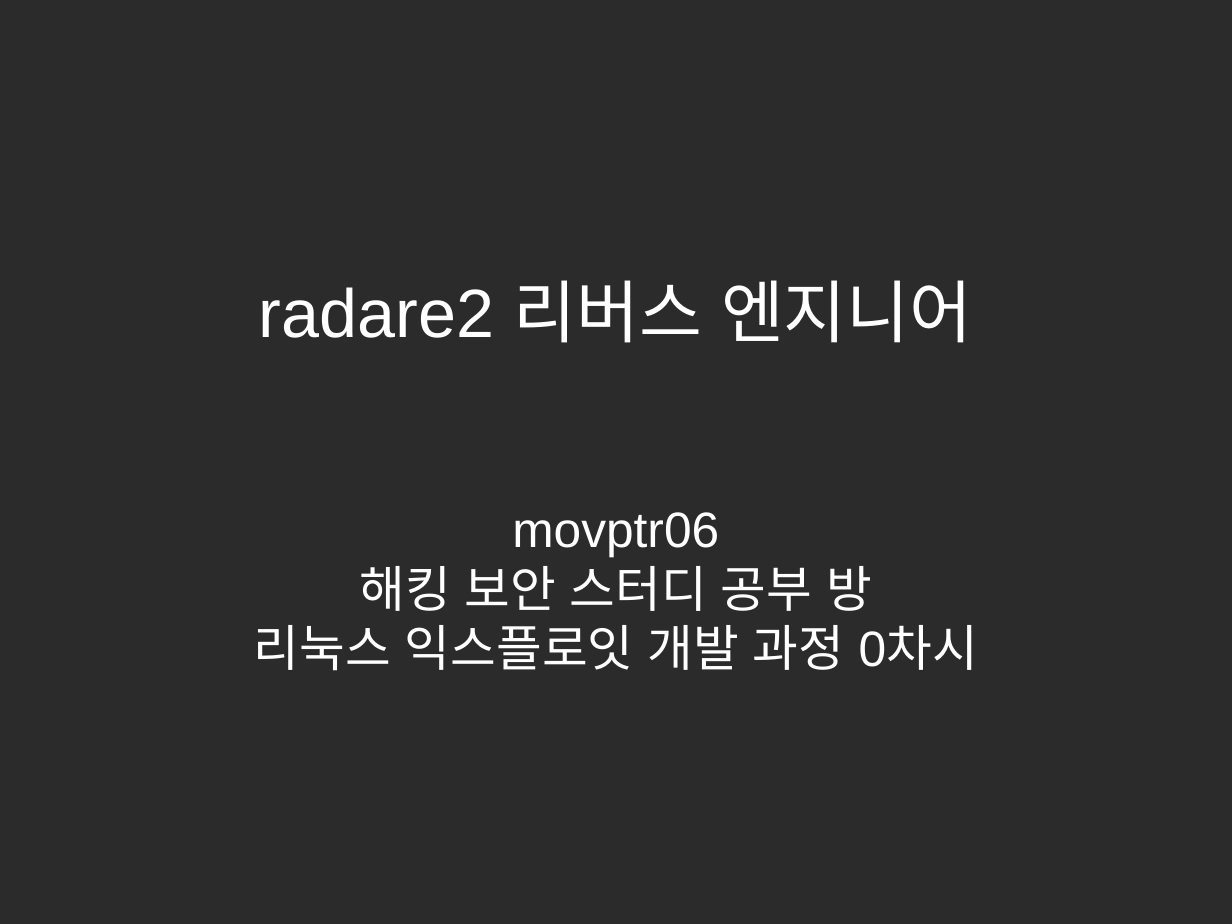
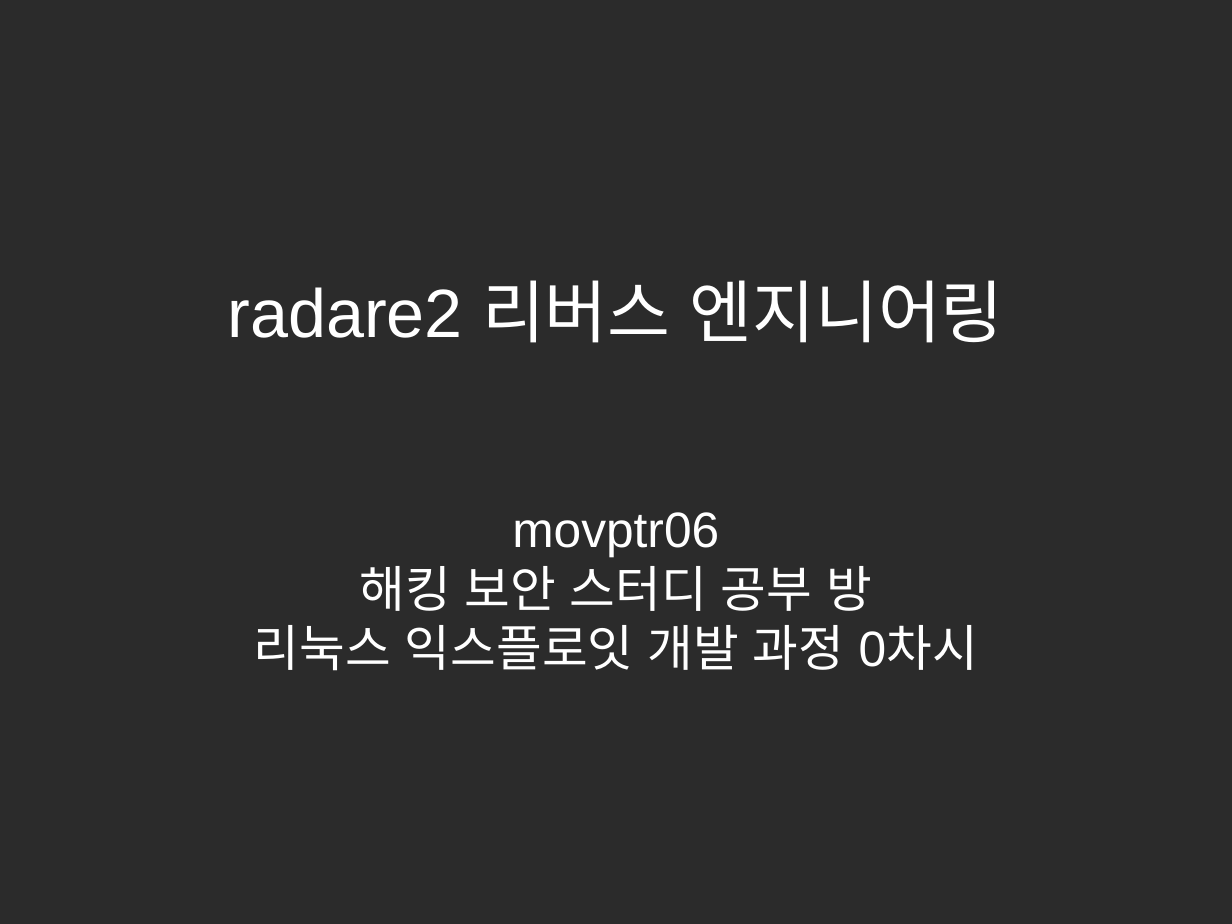
Before and after one commit to movptr06/hacking-study, a slide deck: slide 1 of Study00/presentation.odp. Drawn at 1232x924 pixels with LibreOffice and Linux fonts; fonts in the diff are those of the drawing; background and template pictures are left out; a plain dark background stands for a picture behind light text. Boxes give left, top, right and bottom in pixels: in the first picture for what was removed or moved away, otherwise in the second. Text is boxed around its words. In the diff, an @@ line names an element or a change of style, - is before the commit and + after.

Commit message:
Fix typo

```diff
--- a/Study00/presentation.odp
+++ b/Study00/presentation.odp
@@ title at (228, 280, 1004, 343): text changed @@
-radare2 리버스 엔지니어
+radare2 리버스 엔지니어링
```
Also in this commit, not shown: 1 other slide changed.
